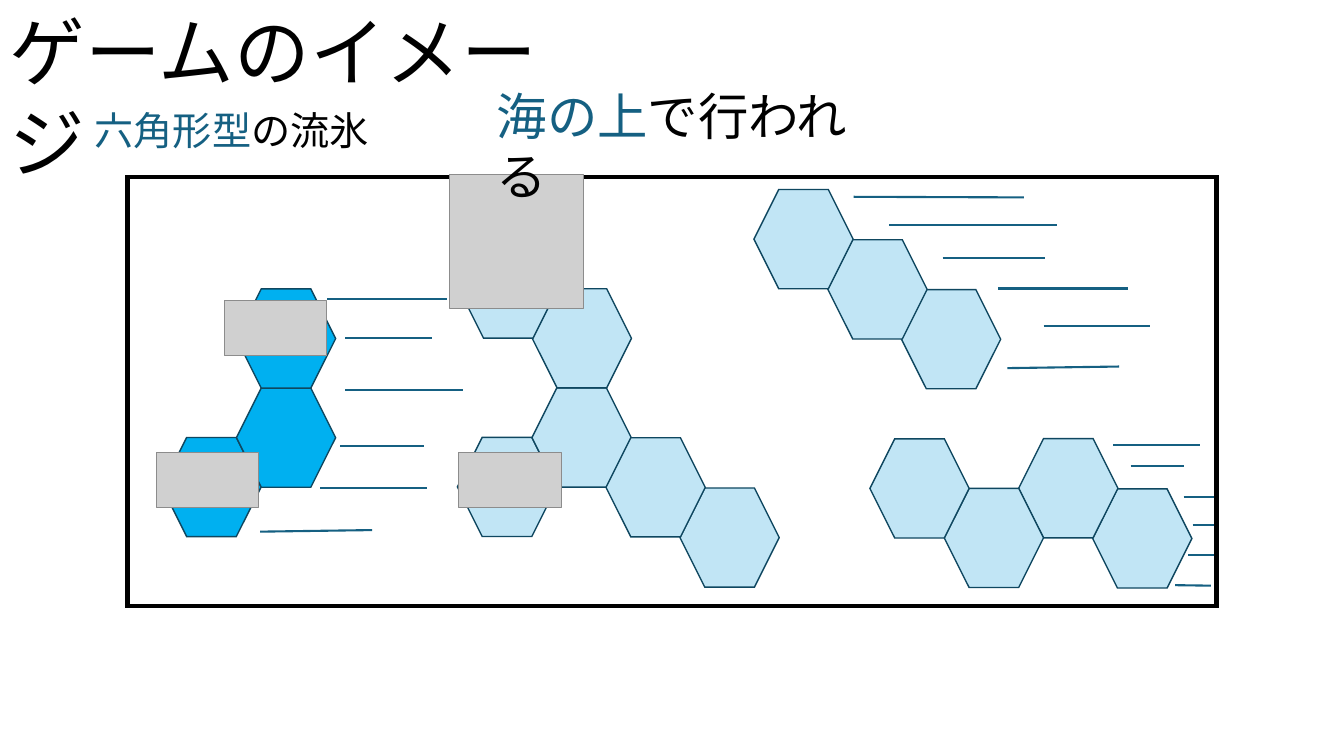
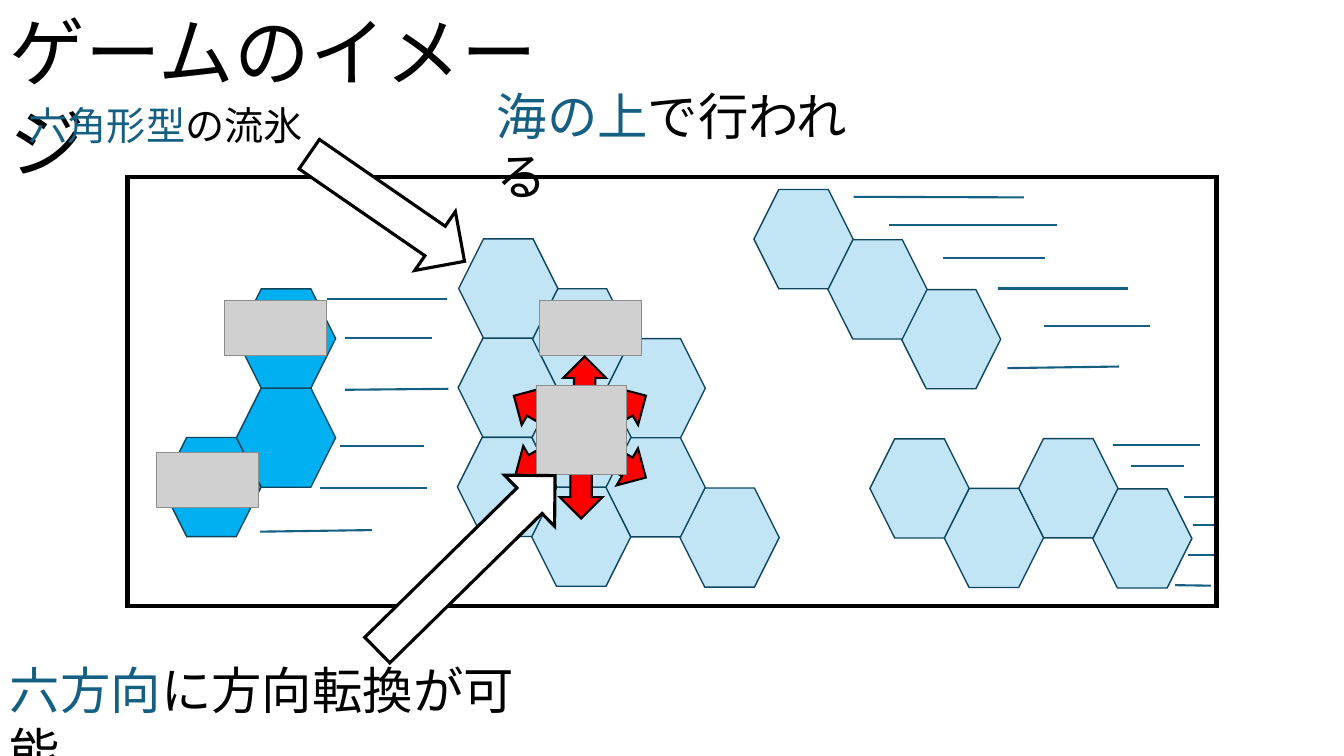
Before and after one commit to RitsukiObara/GraduationTeam, a slide deck: slide 4 of 03_企画書/PenguinPlan.pptx. Drawn at 1344x756 pixels with LibreOffice and Linux fonts; fonts in the diff are those of the drawing; grey boxes stand for pictures. Boxes give left, top, right and bottom in pixels: in the first picture for what was removed or moved away, otherwise in the second. Text is boxed around its words. In the diff, an @@ line names an element or a change of style, - is before the commit and + after.

Commit message:
ペンギンの企画書色々変更

```diff
--- a/03_企画書/PenguinPlan.pptx
+++ b/03_企画書/PenguinPlan.pptx
@@ text "六角形型の流氷" rewrapped from box(95, 112, 369, 149) to box(29, 107, 303, 151) @@
@@ down arrow added at box(289, 125, 485, 291), fill #FFFFFF, outline #000000 2.25 pt @@
@@ picture: place and size @@
-picture at box(459, 453, 562, 508)
+picture at box(539, 300, 642, 356)
@@ hexagon added at box(459, 338, 558, 437), fill #C1E5F5, outline #104760 1 pt @@
@@ up arrow added at box(564, 357, 606, 404), fill #FF0000, outline #000000 1.5 pt @@
@@ hexagon added at box(606, 339, 705, 438), fill #C1E5F5, outline #104760 1 pt @@
@@ line moved from (345, 390) - (463, 390) to (345, 390) - (449, 389) @@
@@ up arrow added at box(503, 378, 565, 438), fill #FF0000, outline #000000 1.5 pt @@
@@ picture: place and size @@
-picture at box(450, 174, 584, 309)
+picture at box(536, 385, 626, 475)
@@ up arrow added at box(594, 378, 656, 438), fill #FF0000, outline #000000 1.5 pt @@
@@ up arrow added at box(504, 433, 566, 493), fill #FF0000, outline #000000 1.5 pt @@
@@ up arrow added at box(594, 436, 656, 497), fill #FF0000, outline #000000 1.5 pt @@
@@ down arrow added at box(352, 450, 580, 676), fill #FFFFFF, outline #000000 2.25 pt @@
@@ up arrow added at box(560, 471, 602, 518), fill #FF0000, outline #000000 1.5 pt @@
@@ hexagon added at box(531, 487, 630, 586), fill #C1E5F5, outline #104760 1 pt @@
@@ text added at box(10, 658, 514, 713), 36 pt, text #000000 @@
+六方向に方向転換が可能
```
